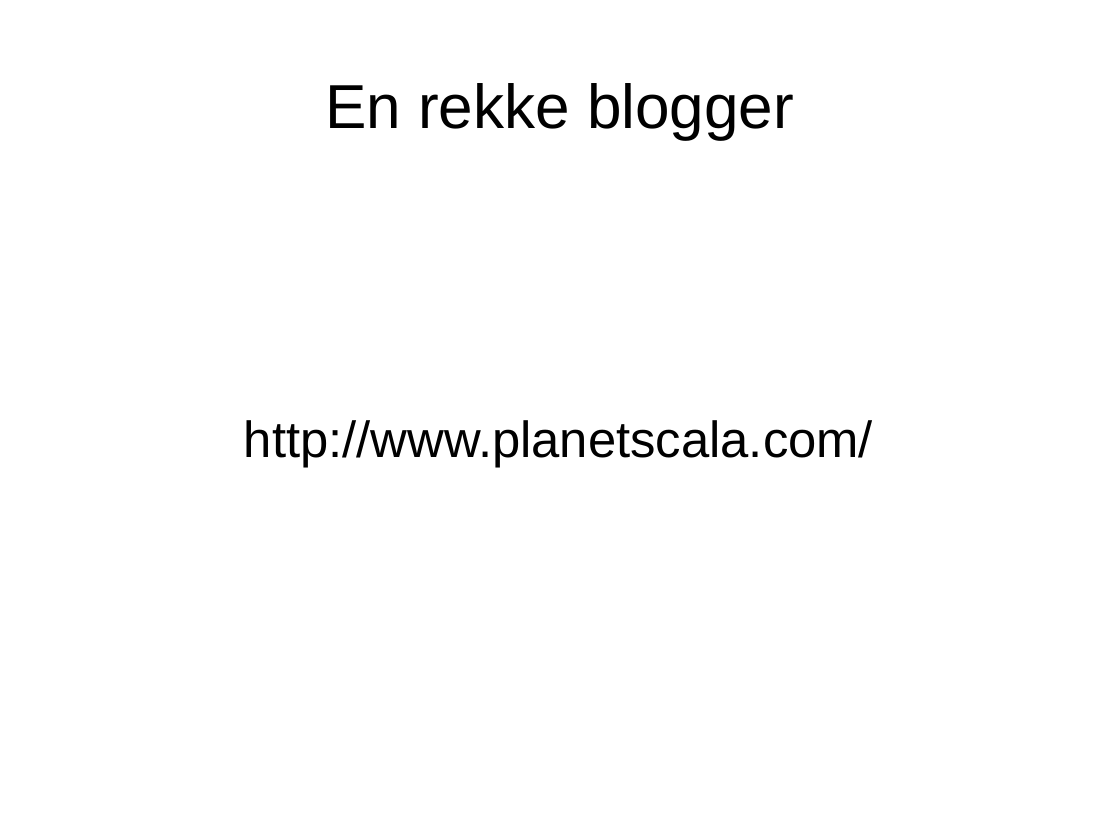
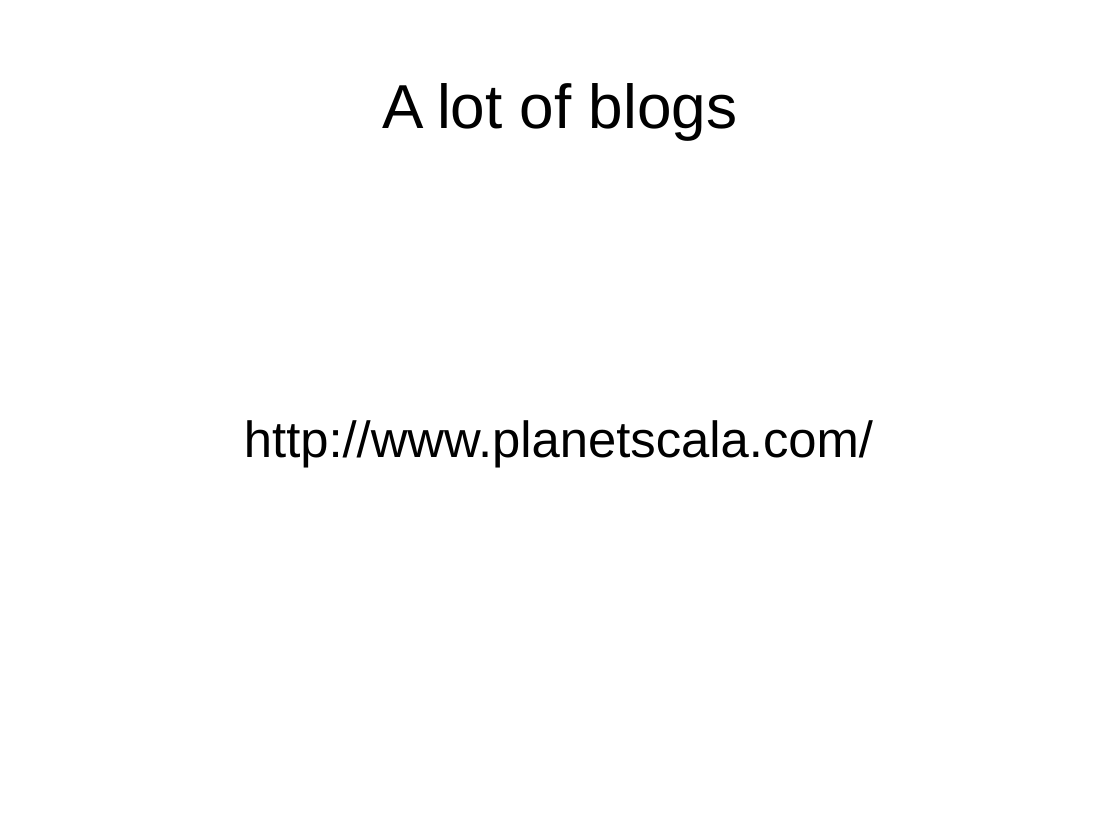
Before and after one commit to javaBin/scala-training-slides, a slide deck: slide 5 of 2.6 - avslutning dag 2.odp. Drawn at 1120x840 pixels with LibreOffice and Linux fonts; fonts in the diff are those of the drawing; background and template pictures are left out. Boxes give left, top, right and bottom in pixels: in the first picture for what was removed or moved away, otherwise in the second. Text is boxed around its words. In the diff, an @@ line names an element or a change of style, - is before the commit and + after.

```diff
--- a/2.6 - avslutning dag 2.odp
+++ b/2.6 - avslutning dag 2.odp
@@ title at [382, 83, 737, 139]: text changed @@
-En rekke blogger
+A lot of blogs
```
Also in this commit, not shown: 4 other slides changed, 1 slide added, 1 slide removed.
